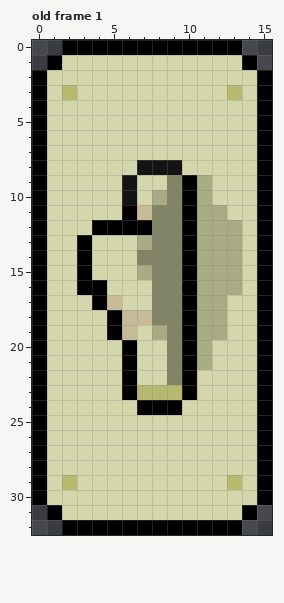
Two states of a animated GIF sprite, assets/switch-off-croped.gif. The picture above was drawn from the file before the commit.
The file is 64x132 pixels, drawn in blocks of 4x4; one block is one cell here. Shown: old frame 1.
Now the later version:
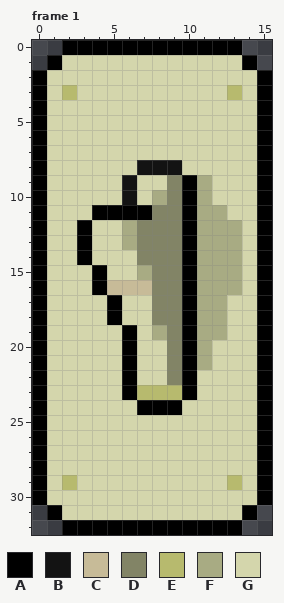
Palette (. is transparent): A #000000  B #131313  C #c7bb98  D #828466  E #b7ba6e  F #a8ab83  G #d4d6ac
A new or re-ordered frame is compared with the old frame closest to it.
Change:
frames 1 -> 2
--- frame 1 is new; against old frame 1
@@ x 1..9 @@
 10 GGGGGBGFD
-11 GGGGGACDD
-12 GGGAAAADD
-13 GGAGGGFDD
+11 GGGAAAADD
+12 GGAGGFDDD
+13 GGAGGFDDD
 14 GGAGGGDDD
-15 GGAGGGFDD
-16 GGAAGGGDD
-17 GGGACGGDD
-18 GGGGACCDD
-19 GGGGACGFD
+15 GGGAGGFDD
+16 GGGACCCDD
+17 GGGGAGGDD
+18 GGGGAGGDD
+19 GGGGGAGFD
 20 GGGGGAGGD
Pixel boxes of the changes (left, top, right, bottom) in both pictures:
changed: (77, 205, 152, 340)
